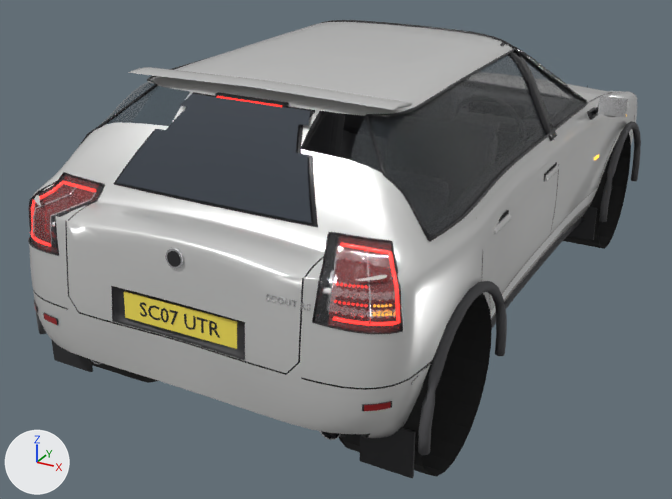
An edit to the glTF model assets/vehicle_entries/scout.glb, drawn before and after from the same camera.
One viewpoint serves both versions: a 50 mm lens placed at (2.0, -4.29, 2.3), pointed at (-0.24, -0.2, 0.26). Arrows for +X, +Y and +Z are at lower left; the lights stay in place. The first picture is the older version. Vertices at exactly the same position are counted once.

The first picture shows 'CabinOpening', 'DoorRight'.
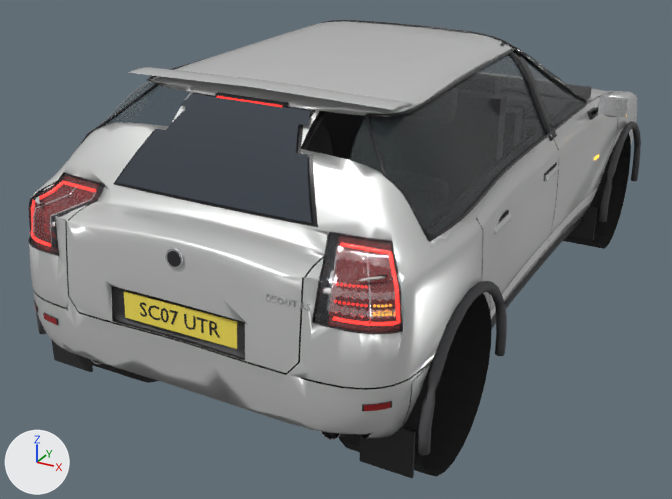
Pixel boxes [x1, y1, x2, y2] of what changed, in the pictures (672 x 499 px):
part 1 of me_scout_002, added
    after: [321, 94, 507, 160]
part 2 of me_scout_002, added (mostly hidden)
    after: [567, 84, 592, 99]

The change, as a list of edits to the scene's bpy script:
```text
Change me_scout_002:
    used by ob_cabinopening; location = (0.0, 0.0, 0.0)
    remove me_scout_002.from_pydata(...)  # 22728 vertices, 42810 faces; spans x -0.95..0.95, y -1.89..2.19, z -0.04..1.44
    add me_scout_002.from_pydata(...)  # 23124 vertices, 43298 faces; spans x -0.95..0.95, y -1.89..2.19, z -0.04..1.44
    me_scout_002 part 1: a new loose piece, a box spanning x -0.699..0.699, y -0.421..-0.341, z 0.26..1.26, in mat_plastic_007 (dark grey #353537)
    me_scout_002 part 2: a new loose piece, a box spanning x -0.7..0.7, y 0.87..1.23, z 0.72..0.96, in mat_plastic_007 (dark grey #353537)
    other edits to the shape of me_scout_002 do not show in these pictures
```
